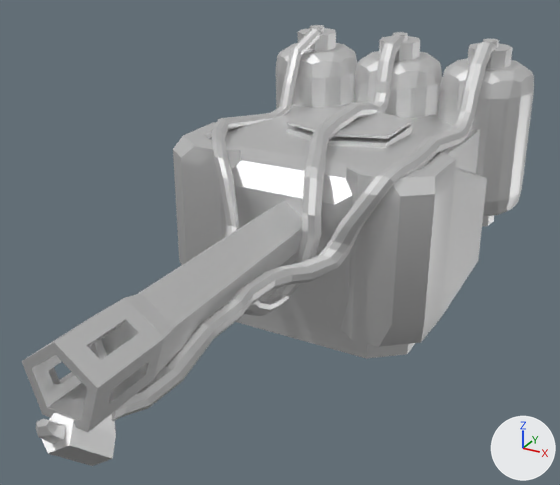
A saved change to the FBX model Assets/Resources/Turrrets/FBX/flamethrowertop.fbx.
The view is the same before and after, from a 50 mm camera at (0.634, -1.36, 1.149) aimed at (-0.006, -0.198, 0.568). The axes (+X, +Y, +Z) are drawn at lower right. The lights are the same throughout. Where no turn or scale is listed for an object, it has been applied to the vertices. Vertices at the same position are counted once.

The first picture shows 'FlamethrowerBarrel', 'Turret'.
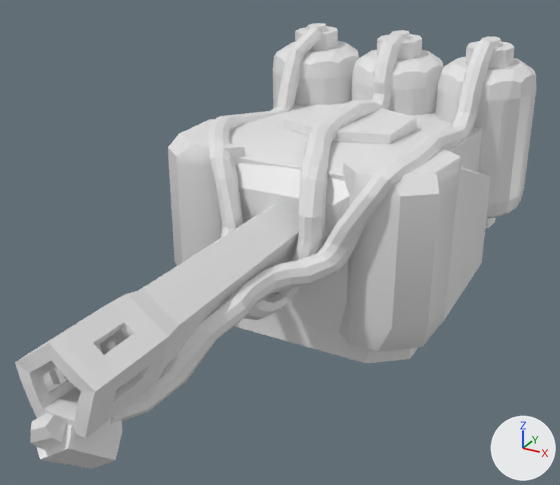
What the commit changed:
Material 'Material' (mat_material) changes colour from white #e7e7e7 to white #ffffff; in linear values from (0.8, 0.8, 0.8) to (1.0, 1.0, 1.0).
Material 'outline' (mat_outline) is new.
Its base color is (0.8, 0.8, 0.8) (white #e7e7e7).
Its roughness is 0.4.
Material 'outline.001' (mat_outline_001) is new.
Its base color is (0.8, 0.8, 0.8) (white #e7e7e7).
Its roughness is 0.4.
me_cube_001 is used by ob_turret; location (0.0, 0.091, 0.347).
me_cube_001 had 175 vertices, 172 faces and spanned x -0.272..0.272, y -0.289..0.254, z 0.0..0.384.
me_cube_001 now has 379 vertices, 370 faces and spans x -0.282..0.282, y -0.299..0.264, z -0.01..0.392.
me_cube_001 part 1: a new loose piece of 144 vertices spanning x -0.282..0.282, y -0.299..0.264, z -0.01..0.383, in mat_outline_001 (white #e7e7e7).
me_cube_001 part 2: a new loose piece of 30 vertices spanning x -0.118..0.118, y -0.12..0.128, z 0.348..0.392, in mat_outline_001 (white #e7e7e7).
me_cube_001 part 3: a new loose piece of 30 vertices spanning x -0.234..0.234, y -0.261..0.085, z 0.345..0.373, in mat_outline_001 (white #e7e7e7).
me_cube_001 now uses material mat_outline_001 (white #e7e7e7).
me_cylinder_001 is used by ob_flamethrowerbarrel; location (0.0, -0.078, 0.593).
me_cylinder_001 had 1778 vertices, 1702 faces and spanned x -0.312..0.308, y -0.745..0.552, z -0.149..0.287.
me_cylinder_001 now has 3556 vertices, 3460 faces and spans x -0.316..0.312, y -0.758..0.565, z -0.153..0.291.
me_cylinder_001 part 4: a new loose piece of 405 vertices spanning x -0.028..0.097, y -0.636..0.465, z -0.121..0.285, in mat_outline (white #e7e7e7).
me_cylinder_001 part 5: a new loose piece of 315 vertices spanning x -0.018..0.228, y -0.64..0.466, z -0.116..0.291, in mat_outline (white #e7e7e7).
me_cylinder_001 part 6: a new loose piece of 234 vertices spanning x -0.246..0.017, y -0.635..0.483, z -0.099..0.288, in mat_outline (white #e7e7e7).
me_cylinder_001 part 7: a new loose piece of 234 vertices spanning x 0.102..0.312, y 0.327..0.565, z -0.144..0.287, in mat_outline (white #e7e7e7).
me_cylinder_001 part 8: a new loose piece of 180 vertices spanning x -0.316..-0.106, y 0.327..0.565, z -0.142..0.287, in mat_outline (white #e7e7e7).
me_cylinder_001 part 9: a new loose piece of 180 vertices spanning x -0.105..0.105, y 0.327..0.565, z -0.144..0.285, in mat_outline (white #e7e7e7).
me_cylinder_001 part 10: a new loose piece of 29 vertices spanning x -0.029..0.029, y -0.758..-0.598, z -0.153..-0.026, in mat_outline (white #e7e7e7).
me_cylinder_001 part 11: 201 vertices added at x -0.067..0.067, y -0.709..0.111, z -0.057..0.07.
me_cylinder_001 now uses material mat_outline (white #e7e7e7).

Pixel boxes (x1, y1, x2, y2) of what changed, in the pictures (560 x 485 px):
'FlamethrowerBarrel', recoloured, reshaped: before (22, 25, 534, 466); after (15, 23, 536, 469)
'Turret', recoloured, reshaped: before (173, 104, 487, 359); after (168, 102, 491, 363)
part 1 of me_cube_001, added: after (168, 102, 491, 363)
part 2 of me_cube_001, added: after (283, 104, 417, 144)
part 3 of me_cube_001, added: after (229, 113, 471, 181)
part 4 of me_cylinder_001, added: after (244, 33, 406, 320)
part 5 of me_cylinder_001, added: after (111, 38, 498, 425)
part 6 of me_cylinder_001, added: after (208, 27, 323, 238)
part 7 of me_cylinder_001, added: after (436, 37, 536, 228)
part 8 of me_cylinder_001, added: after (273, 23, 359, 109)
part 9 of me_cylinder_001, added: after (351, 30, 444, 115)
part 10 of me_cylinder_001, added: after (30, 413, 123, 469)
part 11 of me_cylinder_001, added: after (15, 201, 299, 438)
